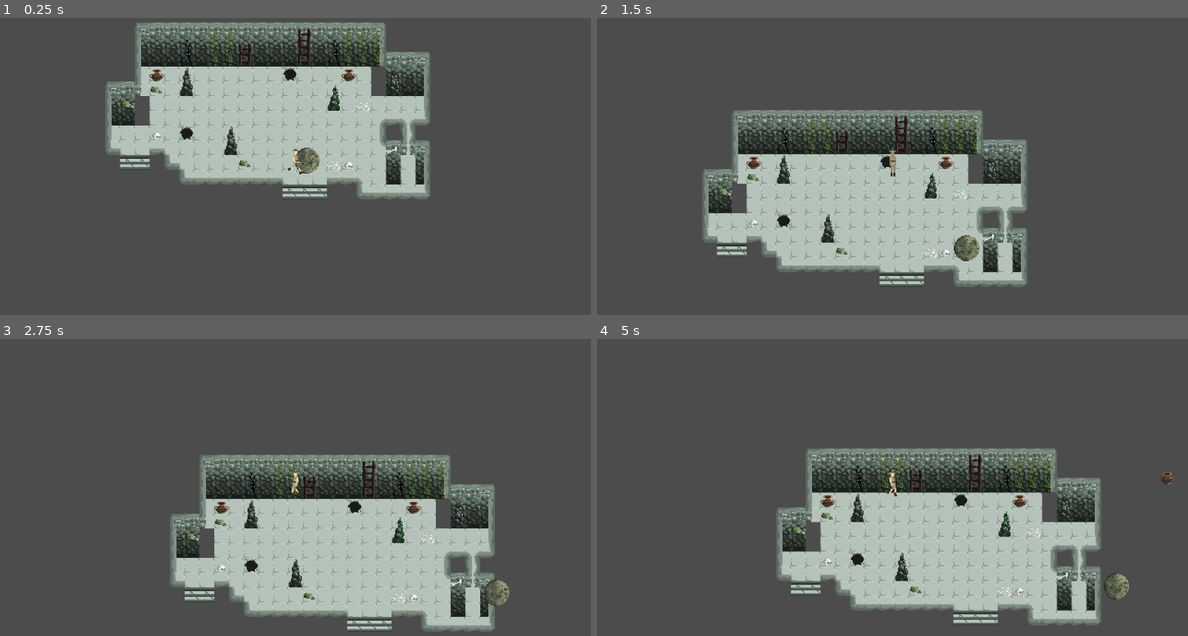
Above: before the commit, frames 1-4 (two rows, left to right).
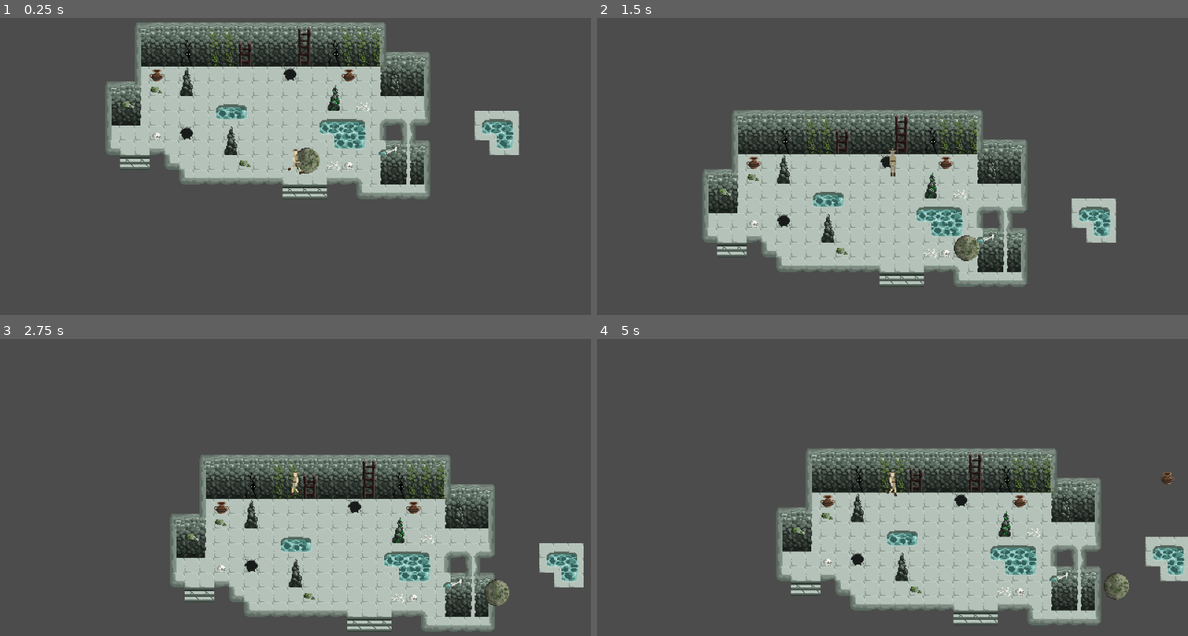
Above: after the commit, the same moments.

Repository: mirogon/Archaeology
Game: Godot game, scene res://Scenes/TileTest.tscn
The game is run twice, just before and just after one commit, with the same random seed, the same clock (stepped at 60 frames per second) and the same inputs. This scene is started directly instead of the project's main scene. The engine's default icon, where the game draws it, is replaced by a stand-in: a white triangle on a blue panel in a dark square.
Inputs (mouse positions are in pixels of both pictures, inside the frame that each line leads up to):
- Up to frame 1 (0.25 s): no input
- Up to frame 2 (1.5 s): move the mouse to (862, 228) at 0.52 s; hold Up (ui_up) from 0.53 s (still down); click (862, 228) at 0.67 s; move the mouse to (1069, 211) at 1.27 s
- Up to frame 3 (2.75 s): move the mouse to (118, 434) at 2.02 s; release Up (ui_up) at 2.03 s; hold Left (ui_left) from 2.03 s (still down)
- Up to frame 4 (5 s): move the mouse to (922, 484) at 2.77 s; click (922, 484) at 2.92 s; move the mouse to (803, 401) at 3.52 s; release Left (ui_left) at 3.53 s; hold Down (ui_down) 3.53-4.28 s; move the mouse to (1022, 466) at 4.27 s; hold Right (ui_right) from 4.28 s (still down)

The runs differ from the first frame. In frame 1, 2.6% of the frame differs, in the area x 22-88%, y 16-57%; in frame 2, 2.6%; in frame 3, 2.6%; in frame 4, 2.6%.

Commit message:
Syringe and Bandage added

Diff:
--- /dev/null
+++ b/Scenes/Bandage.tscn
@@ -0,0 +1,41 @@
+[gd_scene load_steps=8 format=2]
+
+[ext_resource path="res://Asstes/Items/Bandage.png" type="Texture" id=1]
+
+[sub_resource type="RectangleShape2D" id=1]
+extents = Vector2( 1.5, 1.5 )
+
+[sub_resource type="AtlasTexture" id=2]
+atlas = ExtResource( 1 )
+region = Rect2( 0, 0, 8, 8 )
+
+[sub_resource type="AtlasTexture" id=3]
+atlas = ExtResource( 1 )
+region = Rect2( 8, 0, 8, 8 )
+
+[sub_resource type="AtlasTexture" id=4]
+atlas = ExtResource( 1 )
+region = Rect2( 16, 0, 8, 8 )
+
+[sub_resource type="AtlasTexture" id=5]
+atlas = ExtResource( 1 )
+region = Rect2( 24, 0, 8, 8 )
+
+[sub_resource type="SpriteFrames" id=6]
+animations = [ {
+"frames": [ SubResource( 2 ), SubResource( 3 ), SubResource( 4 ), SubResource( 5 ) ],
+"loop": true,
+"name": "Bandage",
+"speed": 5.0
+} ]
+
+[node name="Bandage" type="Area2D"]
+
+[node name="CollisionShape2D" type="CollisionShape2D" parent="."]
+shape = SubResource( 1 )
+
+[node name="AnimatedSprite" type="AnimatedSprite" parent="."]
+frames = SubResource( 6 )
+animation = "Bandage"
+frame = 2
+playing = true
--- a/Scenes/Room.tscn
+++ b/Scenes/Room.tscn
@@ -1,6 +1,7 @@
-[gd_scene load_steps=19 format=2]
+[gd_scene load_steps=20 format=2]
 
 [ext_resource path="res://Asstes/Environment/Cave_Set.png" type="Texture" id=1]
+[ext_resource path="res://Asstes/Environment/Water.png" type="Texture" id=2]
 
 [sub_resource type="ConvexPolygonShape2D" id=47]
 points = PoolVector2Array( 12, 8, 4, 8, 4, 4, 12, 4 )
@@ -445,6 +446,71 @@
 "shape_transform": Transform2D( 1, 0, 0, 1, 0, 0 )
 } ]
 30/z_index = 0
+31/name = "Cave_Set.png 31"
+31/texture = ExtResource( 1 )
+31/tex_offset = Vector2( 0, 0 )
+31/modulate = Color( 1, 1, 1, 1 )
+31/region = Rect2( 112, 112, 16, 32 )
+31/tile_mode = 0
+31/occluder_offset = Vector2( 0, 0 )
+31/navigation_offset = Vector2( 0, 0 )
+31/shape_offset = Vector2( 0, 0 )
+31/shape_transform = Transform2D( 1, 0, 0, 1, 0, 0 )
+31/shape_one_way = false
+31/shape_one_way_margin = 0.0
+31/shapes = [  ]
+31/z_index = 0
+32/name = "Cave_Set.png 32"
+32/texture = ExtResource( 1 )
+32/tex_offset = Vector2( 0, 0 )
+32/modulate = Color( 1, 1, 1, 1 )
+32/region = Rect2( 128, 112, 16, 32 )
+32/tile_mode = 0
+32/occluder_offset = Vector2( 0, 0 )
+32/navigation_offset = Vector2( 0, 0 )
+32/shape_offset = Vector2( 0, 0 )
+32/shape_transform = Transform2D( 1, 0, 0, 1, 0, 0 )
+32/shape_one_way = false
+32/shape_one_way_margin = 0.0
+32/shapes = [  ]
+32/z_index = 0
+33/name = "Cave_Set.png 33"
+33/texture = ExtResource( 1 )
+33/tex_offset = Vector2( 0, 0 )
+33/modulate = Color( 1, 1, 1, 1 )
+33/region = Rect2( 144, 112, 16, 32 )
+33/tile_mode = 0
+33/occluder_offset = Vector2( 0, 0 )
+33/navigation_offset = Vector2( 0, 0 )
+33/shape_offset = Vector2( 0, 0 )
+33/shape_transform = Transform2D( 1, 0, 0, 1, 0, 0 )
+33/shape_one_way = false
+33/shape_one_way_margin = 0.0
+33/shapes = [  ]
+33/z_index = 0
+34/name = "Water.png 34"
+34/texture = ExtResource( 2 )
+34/tex_offset = Vector2( 0, 0 )
+34/modulate = Color( 1, 1, 1, 1 )
+34/region = Rect2( 0, 0, 80, 48 )
+34/tile_mode = 1
+34/autotile/bitmask_mode = 0
+34/autotile/bitmask_flags = [ Vector2( 0, 0 ), 256, Vector2( 0, 1 ), 260, Vector2( 0, 2 ), 4, Vector2( 1, 0 ), 320, Vector2( 1, 1 ), 325, Vector2( 1, 2 ), 5, Vector2( 2, 0 ), 64, Vector2( 2, 1 ), 65, Vector2( 2, 2 ), 1, Vector2( 3, 0 ), 69, Vector2( 3, 1 ), 321, Vector2( 3, 2 ), 257, Vector2( 4, 0 ), 261, Vector2( 4, 1 ), 324, Vector2( 4, 2 ), 68 ]
+34/autotile/icon_coordinate = Vector2( 0, 0 )
+34/autotile/tile_size = Vector2( 16, 16 )
+34/autotile/spacing = 0
+34/autotile/occluder_map = [  ]
+34/autotile/navpoly_map = [  ]
+34/autotile/priority_map = [  ]
+34/autotile/z_index_map = [  ]
+34/occluder_offset = Vector2( 0, 0 )
+34/navigation_offset = Vector2( 0, 0 )
+34/shape_offset = Vector2( 0, 0 )
+34/shape_transform = Transform2D( 1, 0, 0, 1, 0, 0 )
+34/shape_one_way = false
+34/shape_one_way_margin = 0.0
+34/shapes = [  ]
+34/z_index = 0
 
 [node name="Room" type="Node2D"]
 
--- /dev/null
+++ b/Scenes/Syringe.tscn
@@ -0,0 +1,32 @@
+[gd_scene load_steps=6 format=2]
+
+[ext_resource path="res://Asstes/Items/Syringe.png" type="Texture" id=1]
+
+[sub_resource type="RectangleShape2D" id=1]
+extents = Vector2( 2.125, 2.125 )
+
+[sub_resource type="AtlasTexture" id=2]
+atlas = ExtResource( 1 )
+region = Rect2( 0, 0, 8, 8 )
+
+[sub_resource type="AtlasTexture" id=3]
+atlas = ExtResource( 1 )
+region = Rect2( 8, 0, 8, 8 )
+
+[sub_resource type="SpriteFrames" id=4]
+animations = [ {
+"frames": [ SubResource( 2 ), SubResource( 3 ) ],
+"loop": true,
+"name": "syringe",
+"speed": 3.0
+} ]
+
+[node name="Syringe" type="Area2D"]
+
+[node name="CollisionShape2D" type="CollisionShape2D" parent="."]
+shape = SubResource( 1 )
+
+[node name="AnimatedSprite" type="AnimatedSprite" parent="."]
+frames = SubResource( 4 )
+animation = "syringe"
+playing = true
Binary file added: Asstes/Items/Bandage.png
Not shown, added: Asstes/Items/Bandage.png.import
Binary file added: Asstes/Items/Coin.png
Not shown, added: Asstes/Items/Coin.png.import
Binary file added: Asstes/Items/Ruby.png
Not shown, added: Asstes/Items/Ruby.png.import
Binary file added: Asstes/Items/Syringe.png
Not shown, added: Asstes/Items/Syringe.png.import
